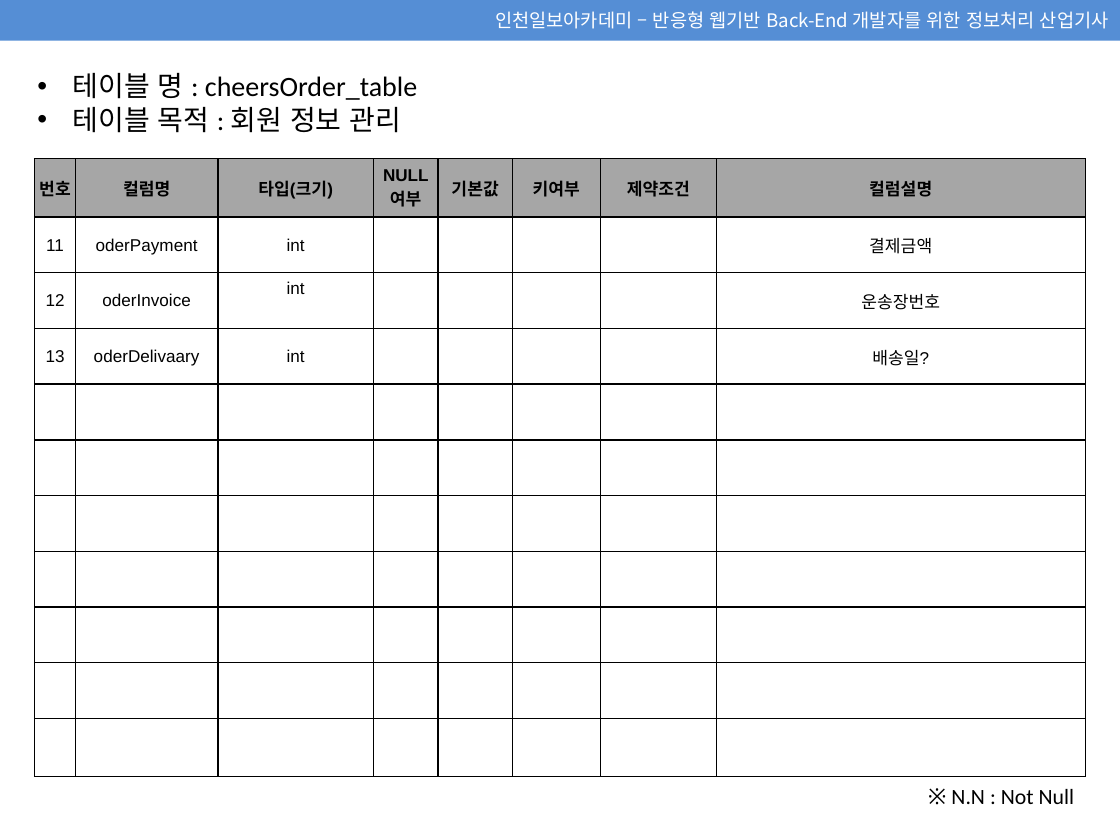
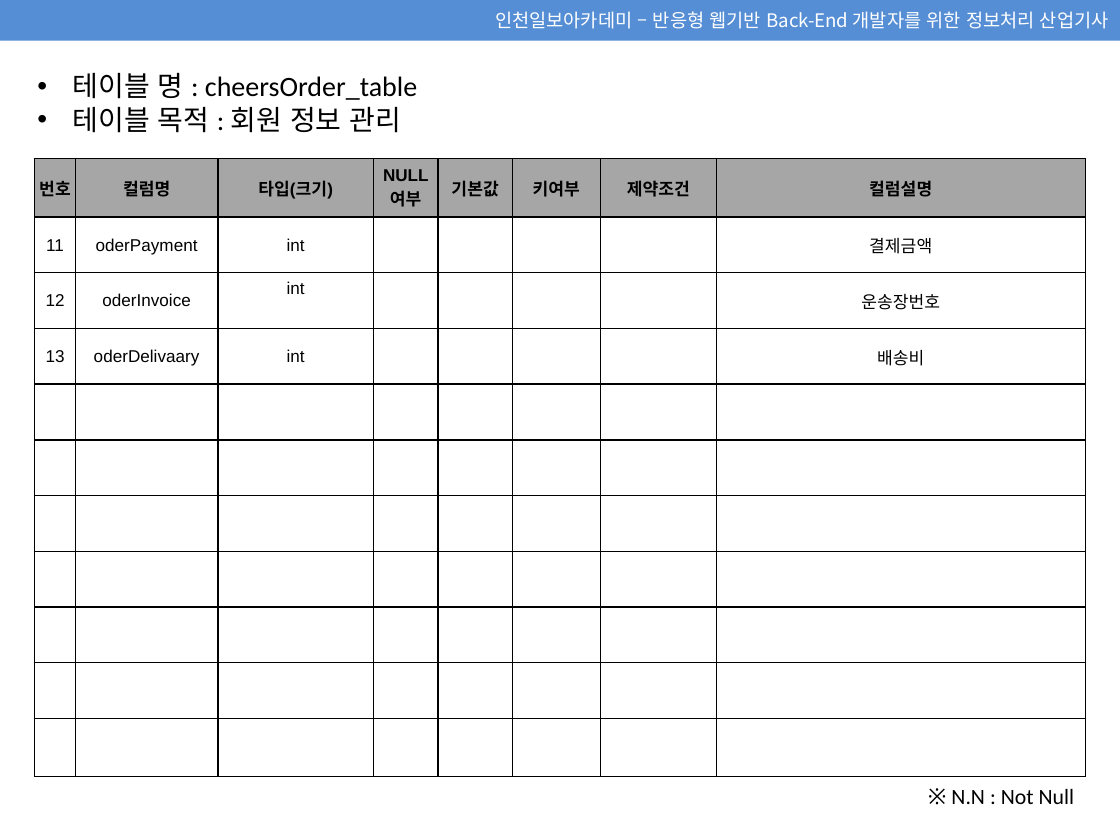
Before and after one commit to jsb0095/CheersMall, a slide deck: slide 7 of 02_DB 진수빈 수정본.pptx (slide 8 before the commit). Drawn at 1120x840 pixels with LibreOffice and Linux fonts; fonts in the diff are those of the drawing. Boxes give left, top, right and bottom in pixels: in the first picture for what was removed or moved away, otherwise in the second. Text is boxed around its words. In the diff, an @@ line names an element or a change of style, - is before the commit and + after.

```diff
--- a/02_DB 진수빈 수정본.pptx
+++ b/02_DB 진수빈 수정본.pptx
@@ table at box(35, 159, 1085, 777) @@
-row 4, column 8: 배송일?
+row 4, column 8: 배송비
```
Also in this commit, not shown: 6 other slides changed, 1 slide removed, 12 other files.
